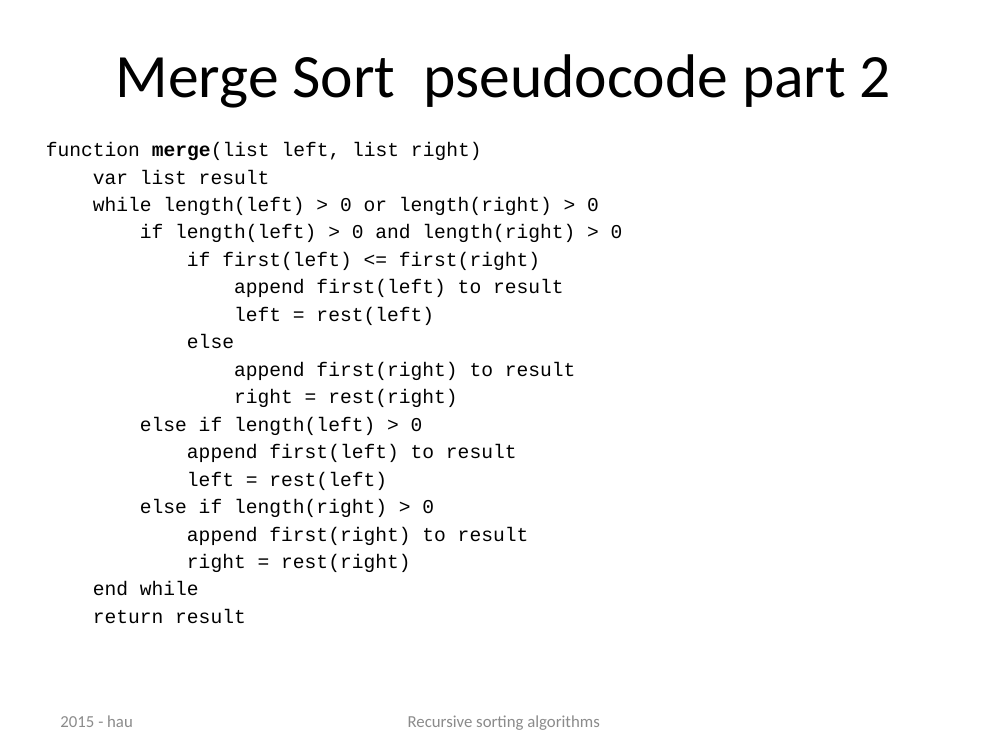
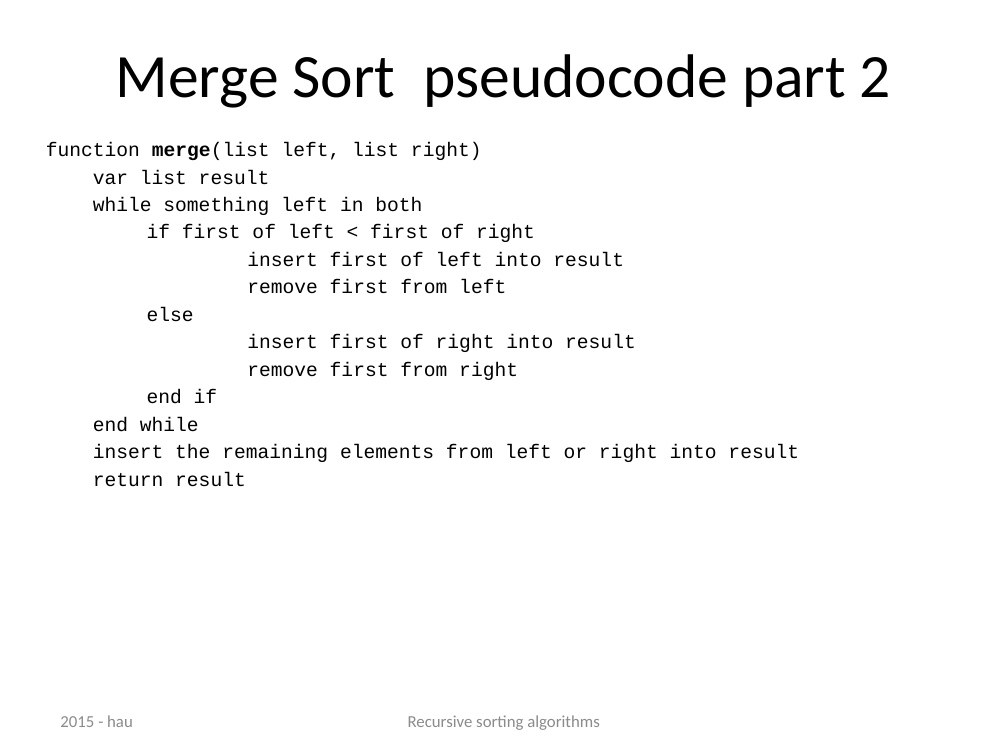
Before and after one commit to CphBusCosSem2/week5-algorithms, a slide deck: slide 9 of slides/day3Rekursive sorting algorithms.pptx. Drawn at 1008x756 pixels with LibreOffice and Linux fonts; fonts in the diff are those of the drawing. Boxes give left, top, right and bottom in pixels: in the first picture for what was removed or moved away, otherwise in the second. Text is boxed around its words. In the diff, an @@ line names an element or a change of style, - is before the commit and + after.

```diff
--- a/slides/day3Rekursive sorting algorithms.pptx
+++ b/slides/day3Rekursive sorting algorithms.pptx
@@ text at <box>93,197,624,294</box>: text changed @@
-while length(left) > 0 or length(right) > 0
-if length(left) > 0 and length(right) > 0
-if first(left) <= first(right)
-append first(left) to result
-left = rest(left)
+while something left in both
+if first of left < first of right
+insert first of left into result
+remove first from left
@@ text at <box>147,334,636,404</box>: text changed @@
-append first(right) to result
-right = rest(right)
-else if length(left) > 0
-append first(left) to result
-left = rest(left)
-else if length(right) > 0
-append first(right) to result
-right = rest(right)
+insert first of right into result
+remove first from right
+end if
@@ text at <box>93,444,799,462</box>: paragraph added @@
+insert the remaining elements from left or right into result
```
Also in this commit, not shown: 1 other slide changed, 6 other files.
